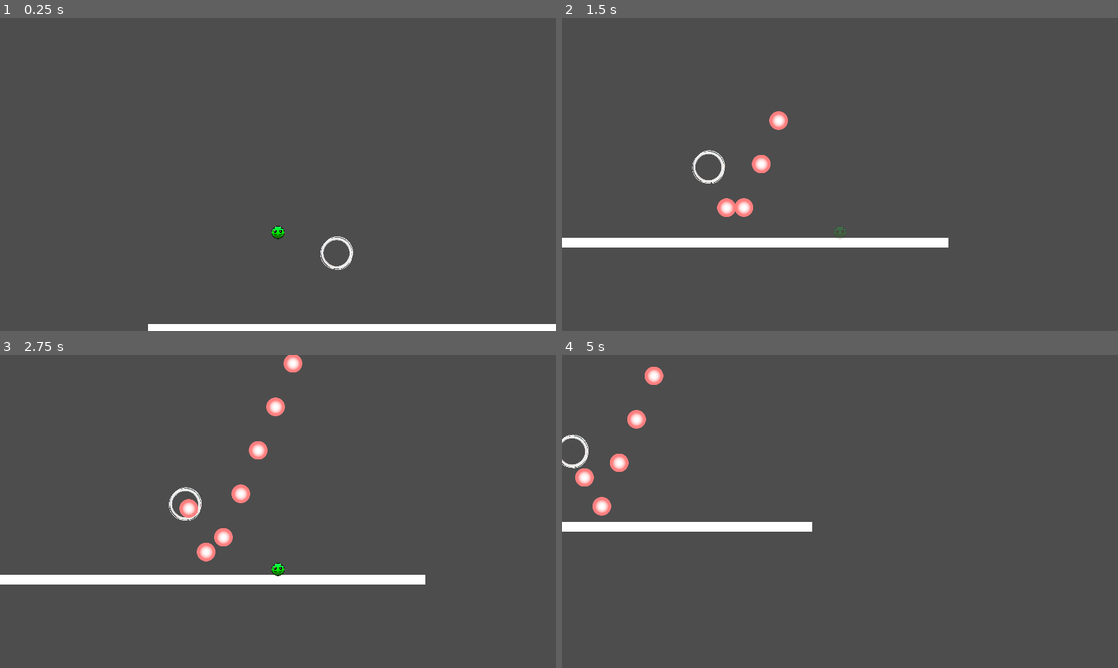
Above: before the commit, frames 1-4 (two rows, left to right).
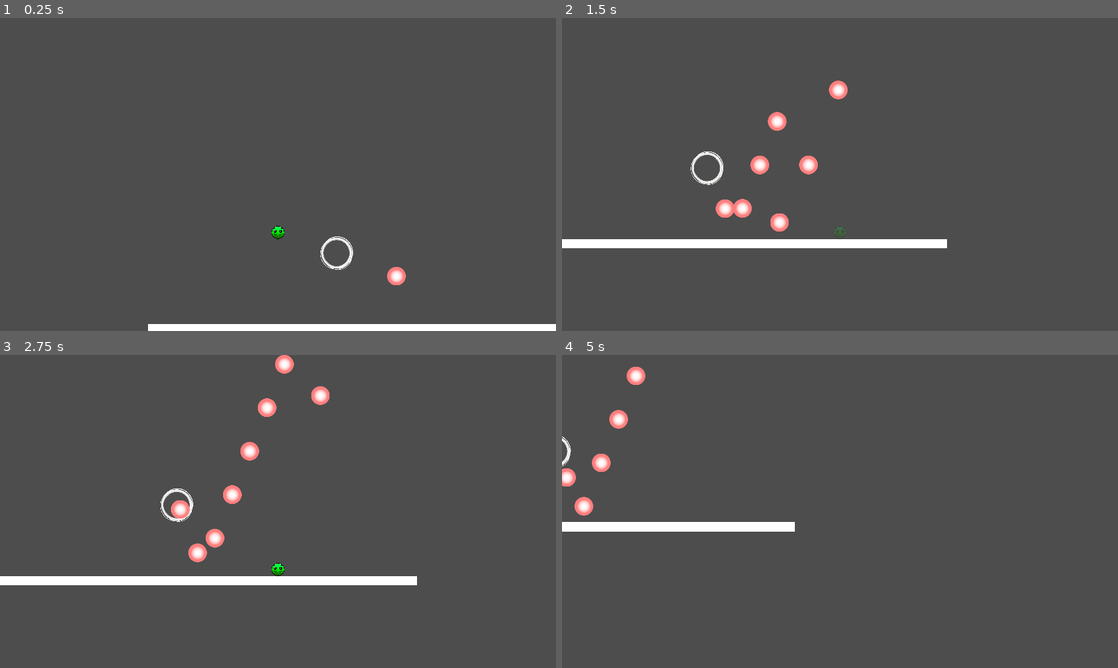
Above: after the commit, the same moments.

Repository: ReusableChopsticks/BreakoutBossfight
Game: Godot game, scene res://scenes/TestLevel.tscn
Same seed, same stepped clock (60 frames per second), same inputs: the game is played once before the commit and once after it. This scene is started directly instead of the project's main scene.
Inputs:
- Up to frame 1 (0.25 s): no input
- Up to frame 2 (1.5 s): tap Enter at 0.5 s; hold Right (move_right) from 0.53 s (still down); tap C (dash) at 0.6, 1.35 s; tap Z (jump) at 0.77 s
- Up to frame 3 (2.75 s): tap Z (jump) at 1.52 s; release Right (move_right) at 2.03 s; hold Left (move_left) from 2.03 s (still down); tap C (dash) at 2.1 s
- Up to frame 4 (5 s): release Left (move_left) at 2.78 s; hold Right (move_right) 2.78-4.28 s; tap C (dash) at 2.85, 3.6, 4.35 s; tap Z (jump) at 3.02, 3.77, 4.52 s; hold Left (move_left) from 4.28 s (still down)

The runs differ from the first frame. In frame 1, 0.2% of the frame differs, in the area x 69-73%, y 79-86%; in frame 2, 1.5%; in frame 3, 2.6%, in the area x 0-77%, y 0-74%; in frame 4, 1.8%.

Commit message:
basic attack implemented
its all coming together

Diff:
--- /dev/null
+++ b/basic_attack.gd
@@ -0,0 +1,25 @@
+extends BaseAttack
+class_name BasicAttack
+
+@export var bullet_scene: PackedScene
+@export var start_velocity: Vector2 = Vector2(200, 500)
+@export_range(0.01, 2) var fire_interval: float = 0.5
+@export var fire_amount: int = 3
+
+var bullet_config: BulletConfig
+
+
+# Called when the node enters the scene tree for the first time.
+func _ready():
+	bullet_config = BulletConfig.new()
+	bullet_config.start_velocity = start_velocity
+	attack()
+
+
+
+func attack():
+	for i in range(fire_amount):
+		var bullet: BasicBullet = bullet_scene.instantiate().setup(bullet_config)
+		#bullet.setup(bullet_config)
+		add_child(bullet)
+		await get_tree().create_timer(fire_interval).timeout
--- a/entities/bosses/attacks/attack_spawner.tscn
+++ b/entities/attacks/attack_spawner.tscn
@@ -1,6 +1,6 @@
 [gd_scene load_steps=3 format=3 uid="uid://cfoss4ealx7so"]
 
-[ext_resource type="Script" path="res://entities/bosses/attacks/AttackSpawner.gd" id="1_es2dd"]
+[ext_resource type="Script" path="res://entities/attacks/AttackSpawner.gd" id="1_es2dd"]
 [ext_resource type="Texture2D" uid="uid://2wrj4s618ni1" path="res://graphics/scribbly_circle.png" id="2_5usuu"]
 
 [node name="AttackSpawner" type="Node2D"]
--- /dev/null
+++ b/entities/attacks/base_attack.gd
@@ -0,0 +1,2 @@
+extends Node2D
+class_name BaseAttack
--- /dev/null
+++ b/entities/attacks/base_attack.tscn
@@ -0,0 +1,3 @@
+[gd_scene format=3 uid="uid://dp4we7hilr4fx"]
+
+[node name="BaseAttack" type="Node2D"]
--- /dev/null
+++ b/entities/attacks/basic_attack.tscn
@@ -0,0 +1,9 @@
+[gd_scene load_steps=4 format=3 uid="uid://bletqh7nbk4d4"]
+
+[ext_resource type="PackedScene" uid="uid://dp4we7hilr4fx" path="res://entities/attacks/base_attack.tscn" id="1_ehk2l"]
+[ext_resource type="Script" path="res://basic_attack.gd" id="2_i044q"]
+[ext_resource type="PackedScene" uid="uid://rtah0mxab7rn" path="res://entities/projectiles/basic_bullet.tscn" id="3_idm1q"]
+
+[node name="BasicAttack" instance=ExtResource("1_ehk2l")]
+script = ExtResource("2_i044q")
+bullet_scene = ExtResource("3_idm1q")
--- a/entities/player/player.tscn
+++ b/entities/player/player.tscn
@@ -6,7 +6,7 @@
 [ext_resource type="PackedScene" uid="uid://cqi1nqkntnpql" path="res://components/health_component.tscn" id="4_xw0fu"]
 
 [sub_resource type="RectangleShape2D" id="RectangleShape2D_hs8eb"]
-size = Vector2(27.9024, 30.3902)
+size = Vector2(36.4878, 47.2195)
 
 [sub_resource type="Animation" id="Animation_bg51y"]
 resource_name = "RESET"
@@ -99,7 +99,7 @@
 script = ExtResource("1_pe5m7")
 move_speed = 500
 max_fall_velocity = 1000
-move_lerp = 0.9
+move_lerp = 0.378
 friction_lerp = 0.5
 air_friction_lerp = 0.3
 wjump_x_velocity = 800
@@ -115,7 +115,7 @@
 texture = ExtResource("1_ly0om")
 
 [node name="PlayerHitbox" type="CollisionShape2D" parent="."]
-position = Vector2(0, 5.19513)
+position = Vector2(-3.83796e-07, 0)
 shape = SubResource("RectangleShape2D_hs8eb")
 
 [node name="Timers" type="Node" parent="."]
--- a/entities/projectiles/basic_bullet.gd
+++ b/entities/projectiles/basic_bullet.gd
@@ -4,7 +4,7 @@
 func setup(bullet: BulletConfig):
 	position = bullet.spawn_pos
 	velocity = bullet.start_velocity
-
+	return self
 
 func _physics_process(delta):
 	var col_info = move_and_collide(velocity * delta)
--- a/scenes/TestLevel.tscn
+++ b/scenes/TestLevel.tscn
@@ -1,8 +1,9 @@
-[gd_scene load_steps=4 format=3 uid="uid://7uaune5oaxnh"]
+[gd_scene load_steps=5 format=3 uid="uid://7uaune5oaxnh"]
 
 [ext_resource type="PackedScene" uid="uid://dk4abp6w1e7fu" path="res://scenes/wall.tscn" id="1_6glxx"]
 [ext_resource type="PackedScene" uid="uid://bmrdkjqxvde8w" path="res://entities/player/player.tscn" id="2_eqnup"]
-[ext_resource type="PackedScene" uid="uid://cfoss4ealx7so" path="res://entities/bosses/attacks/attack_spawner.tscn" id="3_hdudn"]
+[ext_resource type="PackedScene" uid="uid://cfoss4ealx7so" path="res://entities/attacks/attack_spawner.tscn" id="3_hdudn"]
+[ext_resource type="PackedScene" uid="uid://bletqh7nbk4d4" path="res://entities/attacks/basic_attack.tscn" id="4_n21kn"]
 
 [node name="TestLevel" type="Node2D"]
 
@@ -14,3 +15,6 @@
 position = Vector2(208, 151)
 
 [node name="Player" parent="." instance=ExtResource("2_eqnup")]
+
+[node name="BasicAttack" parent="." instance=ExtResource("4_n21kn")]
+position = Vector2(359, 107)
Renamed: entities/bosses/attacks/AttackSpawner.gd -> entities/attacks/AttackSpawner.gd
